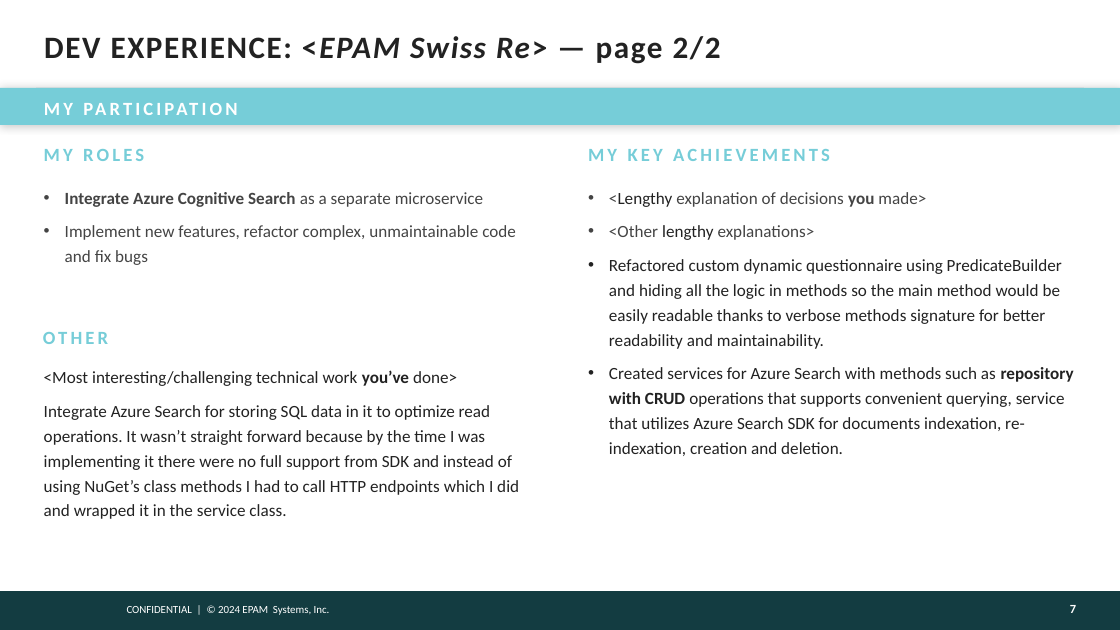
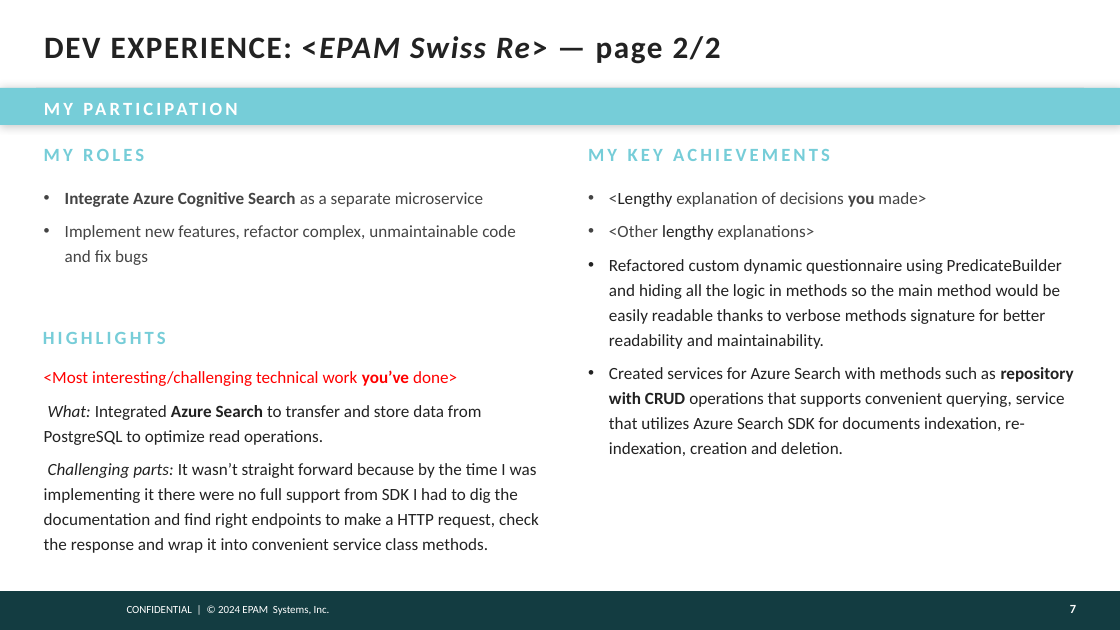
Before and after one commit to victoravt/Papers, a slide deck: slide 7 of Assessment Epam A2-A3/presentation-template.pptx. Drawn at 1120x630 pixels with LibreOffice and Linux fonts; fonts in the diff are those of the drawing; background and template pictures are left out. Boxes give left, top, right and bottom in pixels: in the first picture for what was removed or moved away, otherwise in the second. Text is boxed around its words. In the diff, an @@ line names an element or a change of style, - is before the commit and + after.

Commit message:
todo: Continue from design part of the presentation. Added upwork-code-examples

```diff
--- a/Assessment Epam A2-A3/presentation-template.pptx
+++ b/Assessment Epam A2-A3/presentation-template.pptx
@@ text at (43, 332, 166, 344): text changed @@
-OTHER
+HIGHLIGHTS
@@ text at (44, 370, 457, 386): text colour #222222 to #FF0000 in "<Most interesting/challenging technical work you’ve done>" @@
@@ text at (44, 405, 539, 553): text changed @@
-Integrate Azure Search for storing SQL data in it to optimize read operations. It wasn’t straight forward because by the time I was implementing it there were no full support from SDK and instead of using NuGet’s class methods I had to call HTTP endpoints which I did and wrapped it in the service class.
+What: Integrated Azure Search to transfer and store data from PostgreSQL to optimize read operations.
+Challenging parts: It wasn’t straight forward because by the time I was implementing it there were no full support from SDK I had to dig the documentation and find right endpoints to make a HTTP request, check the response and wrap it into convenient service class methods.
```
Also in this commit, not shown: 11 other slides changed, 1 slide added, 3 slides removed, 2 other files.
